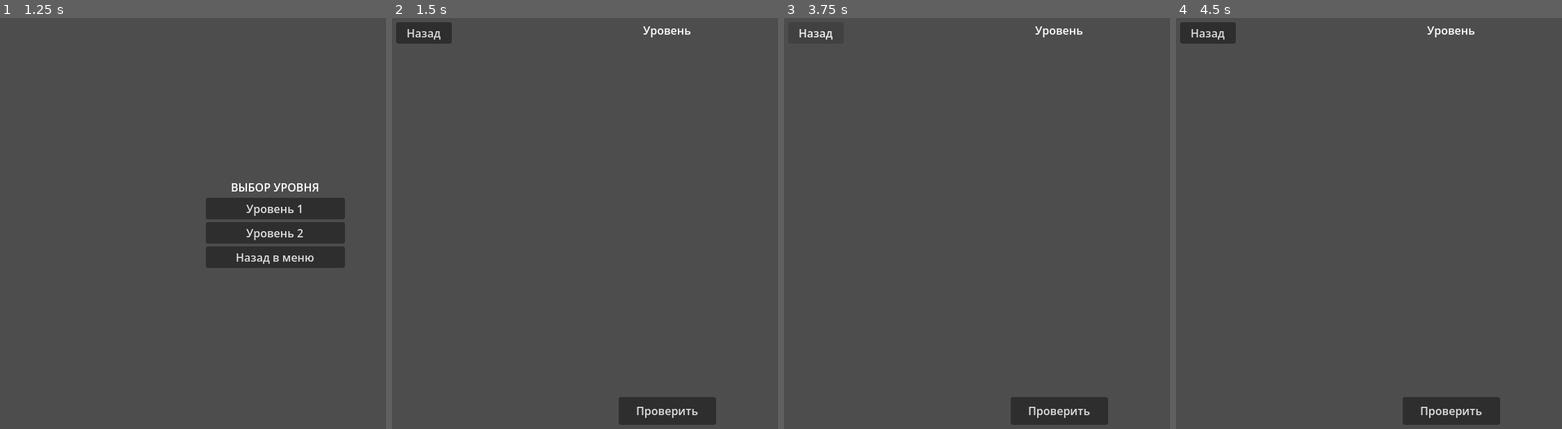
Above: before the commit, frames 1-4 (left to right).
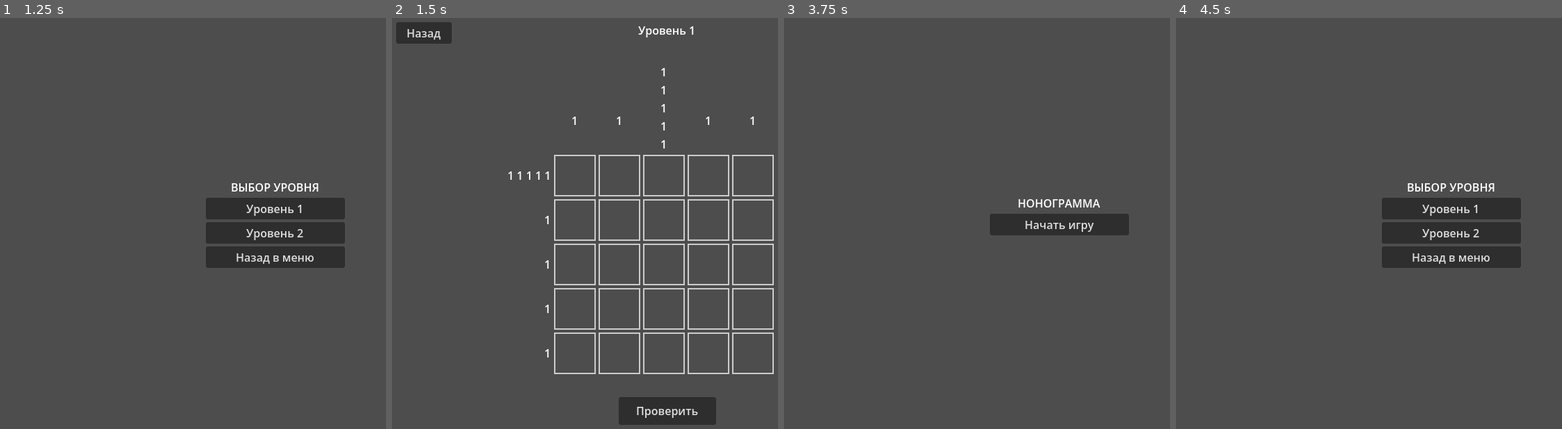
Above: after the commit, the same moments.

Repository: tunder-tunder/nonogramm
Game: Godot game, scene res://Main.tscn
The game is run twice, just before and just after one commit, with the same random seed, the same clock (stepped at 60 frames per second) and the same inputs.
Inputs (mouse positions are in pixels of both pictures, inside the frame that each line leads up to):
- Up to frame 1 (1.25 s): click "Начать игру" at 0.5 s
- Up to frame 2 (1.5 s): click "Уровень 1" at 1.25 s
- Up to frame 3 (3.75 s): click "Проверить" at 2 s; click (965, 174) at 2.77 s; click "Назад" at 3.5 s
- Up to frame 4 (4.5 s): click (1450, 223) at 4.25 s, where only the run after the commit has a clickable "Начать игру"

Frame 1 is identical in both runs. In frame 2, 3.9% of the frame differs, in the area x 30-99%, y 2-87%; in frame 3, 4.0%; in frame 4, 8.3%, in the area x 1-90%, y 1-99%.
Error before the commit: Parse Error: Identifier "GameManager" not declared in the current scope. (res://scripts/level_view.gd:284)

Commit message:
Fix level navigation and solution checking logic
- Updated game_manager.gd to add next_level_requested signal handling and proper level progression flow
- Modified level_view.gd to fix solution checking algorithm and improve victory banner interaction
- Removed direct GameManager references from level_view.gd for better decoupling
- Fixed .gitignore to maintain existing ignore patterns

The changes improve the game flow between levels and ensure proper solution validation with enhanced user feedback through the victory banner system.

Diff:
--- a/scripts/game_manager.gd
+++ b/scripts/game_manager.gd
@@ -5,81 +5,93 @@
 var level_resources: Array = []
 
 func _ready():
-	# Предзагружаем все уровни
-	level_resources = [
-		preload("res://levels/level_1.tres"),
-		preload("res://levels/level_2.tres")
-	]
+        # Предзагружаем все уровни
+        level_resources = [
+                preload("res://levels/level_1.tres"),
+                preload("res://levels/level_2.tres")
+        ]
 
-	# Создаем главное меню при старте
-	load_main_menu()
+        # Создаем главное меню при старте
+        load_main_menu()
 
 func load_main_menu():
-	if current_scene:
-		current_scene.queue_free()
+        if current_scene:
+                current_scene.queue_free()
 
-	var main_menu_scene = preload("res://scenes/main_menu.tscn").instantiate()
-	add_child(main_menu_scene)
-	current_scene = main_menu_scene
+        var main_menu_scene = preload("res://scenes/main_menu.tscn").instantiate()
+        add_child(main_menu_scene)
+        current_scene = main_menu_scene
 
-	# Подключаемся к сигналу начала игры
-	if main_menu_scene.has_signal("start_game_pressed"):
-		main_menu_scene.connect("start_game_pressed", load_level_select)
+        # Подключаемся к сигналу начала игры
+        if main_menu_scene.has_signal("start_game_pressed"):
+                main_menu_scene.connect("start_game_pressed", load_level_select)
 
 func load_level_select():
-	if current_scene:
-		current_scene.queue_free()
+        if current_scene:
+                current_scene.queue_free()
 
-	var level_select_scene = preload("res://scenes/level_select.tscn").instantiate()
-	add_child(level_select_scene)
-	current_scene = level_select_scene
+        var level_select_scene = preload("res://scenes/level_select.tscn").instantiate()
+        add_child(level_select_scene)
+        current_scene = level_select_scene
 
-	# Подключаемся к сигналу выбора уровня
-	if level_select_scene.has_signal("level_selected"):
-		level_select_scene.connect("level_selected", load_level_by_index)
+        # Подключаемся к сигналу выбора уровня
+        if level_select_scene.has_signal("level_selected"):
+                level_select_scene.connect("level_selected", load_level_by_index)
 
-	# Кнопка назад в меню (если есть)
-	if level_select_scene.has_signal("back_to_menu_pressed"):
-		level_select_scene.connect("back_to_menu_pressed", load_main_menu)
+        # Кнопка назад в меню (если есть)
+        if level_select_scene.has_signal("back_to_menu_pressed"):
+                level_select_scene.connect("back_to_menu_pressed", load_main_menu)
 
 func load_level_by_index(index: int):
-	current_level_index = index
-	if index >= 0 and index < level_resources.size():
-		load_level(level_resources[index])
-	else:
-		print("Уровень с индексом ", index, " не найден!")
-		load_main_menu()
+        current_level_index = index
+        if index >= 0 and index < level_resources.size():
+                load_level(level_resources[index])
+        else:
+                print("Уровень с индексом ", index, " не найден!")
+                load_main_menu()
 
 func load_level(level_data: Resource):
-	if current_scene:
-		current_scene.queue_free()
+        if current_scene:
+                current_scene.queue_free()
 
-	var level_scene = preload("res://scenes/level.tscn").instantiate()
-	add_child(level_scene)
-	current_scene = level_scene
+        var level_scene = preload("res://scenes/level.tscn").instantiate()
+        add_child(level_scene)
+        current_scene = level_scene
 
-	# Передаем данные уровня
-	if level_scene.has_method("set_level_data"):
-		level_scene.set_level_data(level_data)
+        # Передаем данные уровня
+        if level_scene.has_method("set_level_data"):
+                level_scene.set_level_data(level_data)
 
-	# Сигналы завершения уровня
-	if level_scene.has_signal("level_completed"):
-		level_scene.connect("level_completed", _on_level_completed)
+        # Сигналы завершения уровня
+        if level_scene.has_signal("level_completed"):
+                level_scene.connect("level_completed", _on_level_completed)
 
-	if level_scene.has_signal("back_to_menu_pressed"):
-		level_scene.connect("back_to_menu_pressed", load_main_menu)
+        if level_scene.has_signal("back_to_menu_pressed"):
+                level_scene.connect("back_to_menu_pressed", load_main_menu)
+
+        if level_scene.has_signal("next_level_requested"):
+                level_scene.connect("next_level_requested", _on_next_level_requested)
 
 func _on_level_completed():
-	# Сигнал победы - ничего не делаем, ждем действий игрока через баннер
-	pass
+        # Сигнал победы - ничего не делаем, ждем действий игрока через баннер
+        pass
+
+func _on_next_level_requested():
+        # Переходим на следующий уровень
+        var next_index = current_level_index + 1
+        if has_level(next_index):
+                load_level_by_index(next_index)
+        else:
+                # Если уровни закончились, возвращаемся в меню выбора уровней
+                load_level_select()
 
 func get_current_level_index() -> int:
-	return current_level_index
+        return current_level_index
 
 func get_level(index: int) -> Resource:
-	if index >= 0 and index < level_resources.size():
-		return level_resources[index]
-	return null
+        if index >= 0 and index < level_resources.size():
+                return level_resources[index]
+        return null
 
 func has_level(index: int) -> bool:
-	return index >= 0 and index < level_resources.size()
+        return index >= 0 and index < level_resources.size()
--- a/scripts/level_view.gd
+++ b/scripts/level_view.gd
@@ -2,6 +2,7 @@
 
 signal level_completed()
 signal back_to_menu_pressed()
+signal next_level_requested()
 
 var level_data: LevelData
 var player_grid: Array = []  # Состояние игрока: 0 - пусто, 1 - закрашено, 2 - помечено крестиком
@@ -50,7 +51,7 @@
 		# Подключаем обработку клика по баннеру
 		victory_banner.gui_input.connect(_on_banner_click)
 
-	# Получаем уровень от GameManager (будет вызвано после установки данных из game_manager)
+	# Инициализация завершена, данные будут переданы через set_level_data
 
 func set_level_data(data: LevelData):
 	level_data = data
@@ -133,7 +134,6 @@
 		for x in range(level_data.grid_size):
 			if level_data.solution[y][x] == 1:
 				count += 1
-			else:
 				if count > 0:
 					row_hint.append(str(count))
 					count = 0
@@ -152,7 +152,6 @@
 		for y in range(level_data.grid_size):
 			if level_data.solution[y][x] == 1:
 				count += 1
-			else:
 				if count > 0:
 					col_hint.append(str(count))
 					count = 0
@@ -216,7 +215,6 @@
 					if player_grid[y][x] == 2:
 						button.add_theme_color_override("font_color", Color.WHITE)
 						button.add_theme_font_size_override("font_size", 30)
-					else:
 						button.remove_theme_color_override("font_color")
 
 func get_button(x: int, y: int) -> Button:
@@ -251,7 +249,6 @@
 		back_button.disabled = false
 		# Показываем баннер победы
 		show_victory_banner()
-	else:
 		level_label.text = "Неверно, попробуйте еще раз!"
 
 func show_victory_banner():
@@ -281,12 +278,7 @@
 
 func _on_next_level_pressed():
 	# Переходим на следующий уровень
-	var next_index = GameManager.current_level_index + 1
-	if GameManager.has_level(next_index):
-		GameManager.load_level_by_index(next_index)
-	else:
-		# Если уровни закончились, возвращаемся в меню выбора уровней
-		GameManager.load_level_select()
+	next_level_requested.emit()
 
 func _on_back_pressed():
 	back_to_menu_pressed.emit()
Not shown, changed: .gitignore
